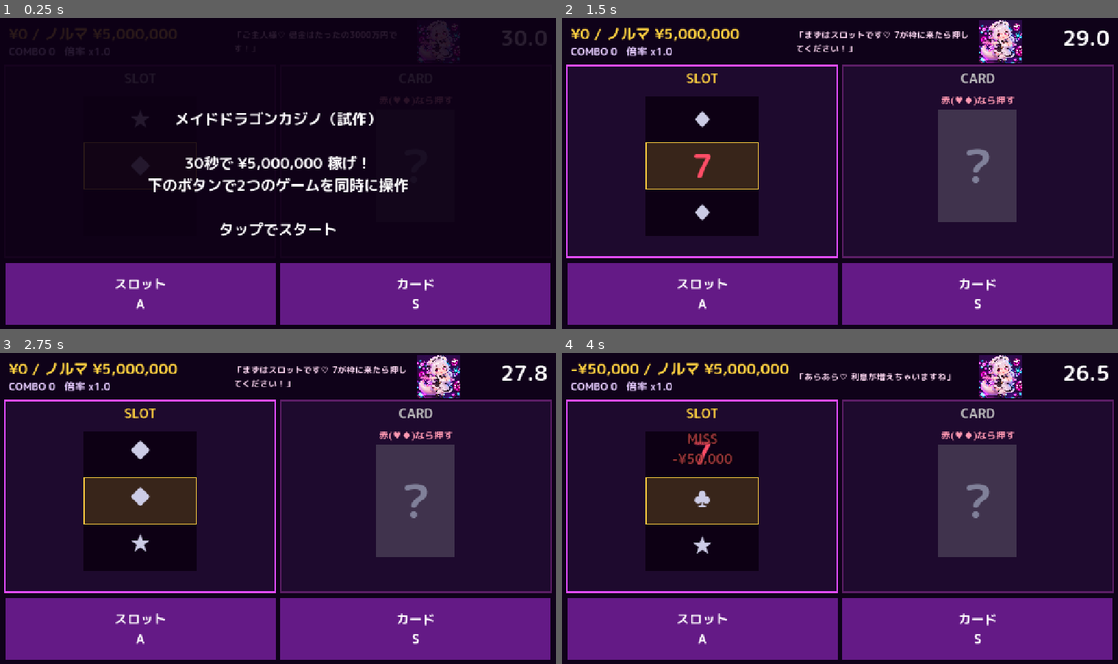
Above: before the commit, frames 1-4 (two rows, left to right).
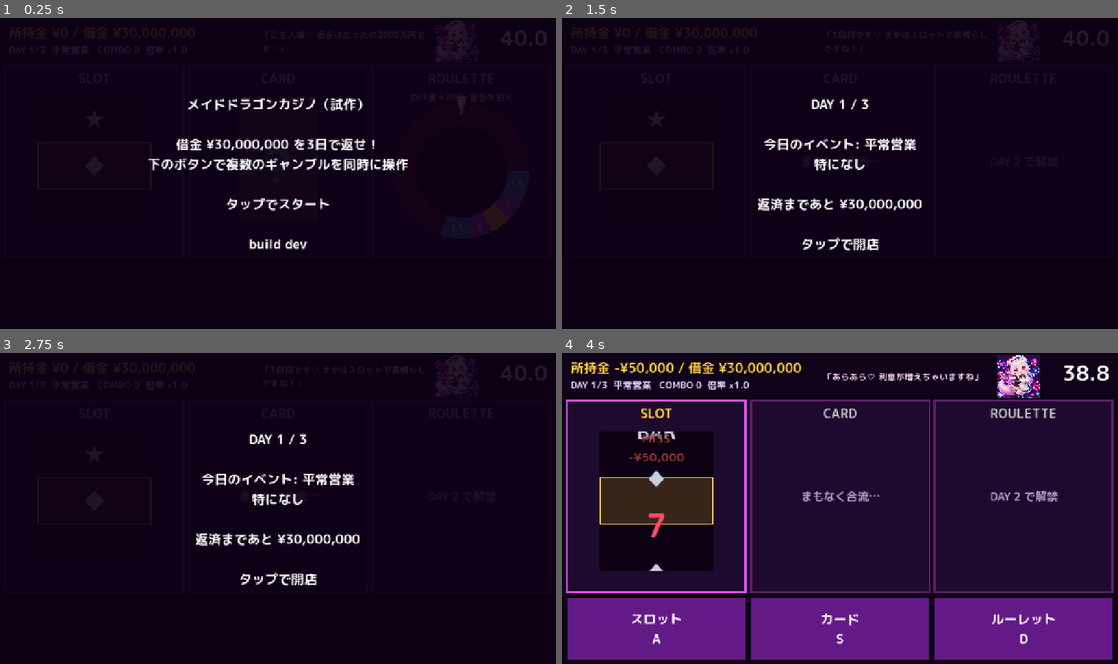
Above: after the commit, the same moments.

Repository: Gentou30/maiddragoncasino
Game: Godot game, scene res://scenes/main.tscn
Same seed, same stepped clock (60 frames per second), same inputs: the game is played once before the commit and once after it.
Inputs (mouse positions are in pixels of both pictures, inside the frame that each line leads up to):
- Up to frame 1 (0.25 s): no input
- Up to frame 2 (1.5 s): tap Enter at 0.5, 0.6 s; move the mouse to (962, 157) at 0.52 s; hold D 0.53-1.25 s; click (962, 157) at 0.67 s; tap Space at 0.77, 0.8, 1.07 s; drag from (728, 189) to (812, 235) at 1.27 s
- Up to frame 3 (2.75 s): move the mouse to (333, 440) at 2.02 s; hold D from 2.03 s (still down); tap Enter at 2.1 s; tap Space at 2.3 s
- Up to frame 4 (4 s): release D at 2.75 s; drag from (812, 570) to (673, 461) at 2.77 s; move the mouse to (1006, 555) at 3.52 s; hold A from 3.53 s (still down); tap J at 3.6 s; tap Space at 3.77, 3.8 s

The runs differ from the first frame. In frame 1, 25% of the frame differs, in the area x 1-99%, y 0-99%; in frame 2, 38%; in frame 3, 38%, in the area x 0-100%, y 0-99%; in frame 4, 21%.

Commit message:
Add roulette, 3-day run with events and black-market shop
Co-Authored-By: Claude Opus 5.5 <noreply@anthropic.com>
Claude-Session: https://claude.ai/code/session_01HzxBWEuKs3hePtXE99PNYG

Diff:
--- a/scripts/game.gd
+++ b/scripts/game.gd
@@ -1,55 +1,76 @@
 extends Control
 
-## 試作ラウンド: 30秒間、スロット(A)とカード(S)を同時に処理していくら稼げるか。
-## 最初の数秒はスロットだけ、途中からカードが加わる。
-
-enum State { TITLE, PLAYING, RESULT }
-
-const ROUND_SEC := 30.0
-const CARD_JOIN_SEC := 5.0
-const QUOTA := 5_000_000
-const RESULT_LOCK_SEC := 1.0 # 結果画面で連打による即リトライを防ぐ
+## 3日間で借金を返すラン全体の進行。
+## TITLE → DAY_INTRO → PLAYING → SHOP（1・2日目の夜）→ … → 3日目終了で RESULT。
+## 1日目: スロット(A)、途中からカード(S)。2日目からルーレット(D)も加わる。
+
+enum State { TITLE, DAY_INTRO, PLAYING, SHOP, RESULT }
+
+const DAYS := 3
+const DAY_SEC := 40.0
+const CARD_JOIN_SEC := 5.0 # 1日目だけ、カードが途中から加わる
+const START_DEBT := 30_000_000
+const LOAN_AMOUNT := 10_000_000
+const INPUT_LOCK_SEC := 1.2 # 画面が切り替わった直後の連打で先に進まないようにする
+const SHOP_LOCK_SEC := 2.0 # 1日の終わりの連打でアイテムを誤って買わないようにする
 const MAID_TEXTURE := preload("res://assets/images/test_maid_dragon.png")
 
 const SlotGame := preload("res://scripts/games/slot_game.gd")
 const CardGame := preload("res://scripts/games/card_game.gd")
+const RouletteGame := preload("res://scripts/games/roulette_game.gd")
 const TouchPad := preload("res://scripts/touch_pad.gd")
 
 var state := State.TITLE
+var day := 1
 var money := 0
+var debt := START_DEBT
 var combo := 0
 var best_combo := 0
-var elapsed := 0.0
-var _result_at := 0.0
+var elapsed := 0.0 # その日の経過秒
+var owned: Array[String] = [] # 買ったアイテムの id（重複あり）
+var event: Dictionary = RunData.NORMAL_DAY
+var offers: Array[Dictionary] = []
+
+# アイテム・イベントによる全体補正（_apply_mods で毎日計算し直す）
+var gain_mult := 1.0
+var loss_mult := 1.0
+var combo_step := 0.5
+
+var games: Array[MiniGame] = []
+var lanes: Array[int] = [0, 1, 2] # games[n] はレーン lanes[n] で操作する
+
+var _state_at := 0.0 # 現在の画面になった時刻（入力ロック用）
+var _clock := 0.0
 var _said_hurry := false
-
-var games: Array[MiniGame] = []
-var lanes: Array[int] = [0, 1] # games[n] はレーン lanes[n] で操作する
+var _version := ""
 
 var _bg: ColorRect
 var _money_label: Label
-var _combo_label: Label
+var _status_label: Label
 var _time_label: Label
 var _maid: TextureRect
 var _speech: Label
 var _overlay: ColorRect
 var _overlay_label: Label
+var _shop_box: VBoxContainer
 var _touch_pad: CanvasLayer
 
 
 func _ready() -> void:
-	set_anchors_preset(Control.PRESET_FULL_RECT)
+	var v := FileAccess.get_file_as_string("res://version.txt").strip_edges()
+	_version = v if v != "" else "dev"
+
 	_bg = ColorRect.new()
 	_bg.color = Color(0.06, 0.01, 0.1)
 	add_child(_bg)
 
-	for g: MiniGame in [SlotGame.new(), CardGame.new()]:
+	for g: MiniGame in [SlotGame.new(), CardGame.new(), RouletteGame.new()]:
 		g.judged.connect(_on_judged.bind(g))
 		add_child(g)
 		games.append(g)
 
-	_money_label = _make_label(34, MiniGame.GOLD)
-	_combo_label = _make_label(24, Color(0.9, 0.8, 1.0))
+	_money_label = _make_label(30, MiniGame.GOLD)
+	_status_label = _make_label(22, Color(0.9, 0.8, 1.0))
 	_time_label = _make_label(48, Color.WHITE)
 	_time_label.horizontal_alignment = HORIZONTAL_ALIGNMENT_RIGHT
 
@@ -68,17 +89,18 @@
 	for g in games:
 		captions.append(g.caption)
 	_touch_pad.setup(lanes, captions)
-	_touch_pad.visible = Lanes.is_touch_device()
 
 	_overlay = ColorRect.new()
-	_overlay.color = Color(0.05, 0.0, 0.08, 0.88)
+	_overlay.color = Color(0.05, 0.0, 0.08, 0.9)
 	_overlay.mouse_filter = Control.MOUSE_FILTER_IGNORE
 	add_child(_overlay)
-	_overlay_label = _make_label(34, Color.WHITE, _overlay)
+	_overlay_label = _make_label(30, Color.WHITE, _overlay)
 	_overlay_label.horizontal_alignment = HORIZONTAL_ALIGNMENT_CENTER
 	_overlay_label.vertical_alignment = VERTICAL_ALIGNMENT_CENTER
 	_overlay_label.autowrap_mode = TextServer.AUTOWRAP_WORD_SMART
-	_overlay_label.set_anchors_preset(Control.PRESET_FULL_RECT)
+	_shop_box = VBoxContainer.new()
+	_shop_box.add_theme_constant_override("separation", 12)
+	_overlay.add_child(_shop_box)
 
 	Screen.layout_changed.connect(_layout)
 	_layout()
@@ -94,90 +116,257 @@
 	return l
 
 
-# ---- 進行 ----
+func _touch() -> bool:
+	return Lanes.is_touch_device()
+
+
+func _go_text() -> String:
+	return "タップ" if _touch() else "Space / クリック"
+
+
+# ---- 画面の切り替え ----
+
+func _set_state(s: State) -> void:
+	state = s
+	_state_at = _clock
+	var playing := s == State.PLAYING
+	_overlay.visible = not playing
+	_touch_pad.visible = playing and _touch()
+	_shop_box.visible = s == State.SHOP
+	for g in games:
+		g.active = false
+	_update_hud()
+	_layout()
+
 
 func _show_title() -> void:
-	state = State.TITLE
-	for g in games:
-		g.active = false
-	var how := "下のボタン" if Lanes.is_touch_device() else "A / S キー"
-	_overlay_label.text = "メイドドラゴンカジノ（試作）\n\n30秒で ¥%s 稼げ！\n%sで2つのゲームを同時に操作\n\n%sでスタート" % [
-		_yen(QUOTA), how, "タップ" if Lanes.is_touch_device() else "Space / A"]
-	_overlay.visible = true
+	_set_state(State.TITLE)
+	var how := "下のボタン" if _touch() else "A / S / D キー"
+	_overlay_label.text = "メイドドラゴンカジノ（試作）\n\n借金 %s を3日で返せ！\n%sで複数のギャンブルを同時に操作\n\n%sでスタート\n\nbuild %s" % [
+		_money_text(START_DEBT), how, _go_text(), _version]
 	_say("ご主人様♡ 借金はたったの3000万円です！")
-	_update_hud()
-
-
-func _start() -> void:
-	state = State.PLAYING
+
+
+func _new_run() -> void:
+	day = 1
 	money = 0
+	debt = START_DEBT
+	best_combo = 0
+	owned.clear()
+	_show_day_intro()
+
+
+func _show_day_intro() -> void:
+	if day == 1:
+		event = RunData.NORMAL_DAY
+	else:
+		event = RunData.EVENTS[randi() % RunData.EVENTS.size()]
+	_apply_mods()
+	for g in games:
+		g.lock_text = ""
+	if day == 1:
+		games[1].lock_text = "まもなく合流…"
+		games[2].lock_text = "DAY 2 で解禁"
+	_set_state(State.DAY_INTRO)
+	var target := maxi(debt - money, 0)
+	var added := ""
+	if day == 2:
+		added = "\n★ ルーレット(D) 解禁！"
+	_overlay_label.text = "DAY %d / %d\n\n今日のイベント: %s\n%s%s\n\n返済まであと %s\n\n%sで開店" % [
+		day, DAYS, event["name"], event["desc"], added, _money_text(target), _go_text()]
+	match day:
+		1: _say("1日目です♡ まずはスロットで肩慣らしですね！")
+		2: _say("今日はルーレットもありますよ♡ 全部同時です♡")
+		_: _say("最終日です♡ 返せなかったら…うふふ♡")
+
+
+func _start_day() -> void:
+	_set_state(State.PLAYING)
+	elapsed = 0.0
 	combo = 0
-	best_combo = 0
-	elapsed = 0.0
 	_said_hurry = false
-	_overlay.visible = false
-	games[0].active = true
-	games[1].active = false
-	for g in games:
-		g.difficulty = 0.0
-	_say("まずはスロットです♡ 7が枠に来たら押してください！")
-
-
-func _finish() -> void:
-	state = State.RESULT
-	_result_at = elapsed
-	for g in games:
-		g.active = false
-	var cleared := money >= QUOTA
-	_overlay_label.text = "%s\n\n稼ぎ %s\n最大コンボ %d\n\n%sでもう一回" % [
-		"ノルマ達成！" if cleared else "ノルマ未達…",
-		_money_text(money), best_combo, "タップ" if Lanes.is_touch_device() else "Space / A"]
-	_overlay.visible = true
+	for g in games:
+		g.difficulty = _difficulty()
+	_activate_games()
+
+
+func _activate_games() -> void:
+	for g in games:
+		g.active = not g.is_locked()
+
+
+func _end_day() -> void:
+	if day >= DAYS:
+		_show_result()
+	else:
+		_show_shop()
+
+
+func _show_shop() -> void:
+	_set_state(State.SHOP)
+	# 持っていないアイテムから3つ（闇金契約は何度でも出る）
+	var pool: Array[Dictionary] = []
+	for item in RunData.ITEMS:
+		if item.get("stackable", false) or not owned.has(item["id"]):
+			pool.append(item)
+	pool.shuffle()
+	offers = pool.slice(0, 3)
+	_overlay_label.text = "DAY %d 終了！  所持金 %s / 借金 %s\n\n― 夜の闇市 ―  1つだけ持ち帰れます" % [day, _money_text(money), _money_text(debt)]
+	for c in _shop_box.get_children():
+		c.queue_free()
+	var keys := ["A", "S", "D"]
+	for i in offers.size():
+		var item := offers[i]
+		var b := Button.new()
+		var key := "" if _touch() else "[%s] " % keys[i]
+		b.text = "%s%s\n◎ %s   ✕ %s" % [key, item["name"], item["good"], item["bad"]]
+		b.add_theme_font_size_override("font_size", 22)
+		b.pressed.connect(_buy.bind(i))
+		_shop_box.add_child(b)
+	var skip := Button.new()
+	skip.text = "何も買わない" if _touch() else "[Space] 何も買わない"
+	skip.add_theme_font_size_override("font_size", 22)
+	skip.pressed.connect(_buy.bind(-1))
+	_shop_box.add_child(skip)
+	_say("ご主人様♡ どれも合法ですよ（たぶん）")
+	_layout()
+
+
+func _buy(i: int) -> void:
+	if state != State.SHOP or _locked():
+		return
+	if i >= 0:
+		var item := offers[i]
+		owned.append(item["id"])
+		if item["id"] == "vip_loan":
+			debt += LOAN_AMOUNT
+	day += 1
+	_show_day_intro()
+
+
+func _show_result() -> void:
+	_set_state(State.RESULT)
+	var cleared := money >= debt
+	var lines := "完済！！" if cleared else "破産…"
+	lines += "\n\n所持金 %s\n借金 %s\n%s\n最大コンボ %d\n\n%sでもう一回" % [
+		_money_text(money), _money_text(debt),
+		("残り %s はメイドのお給料に" % _money_text(money - debt)) if cleared else ("足りない額 %s" % _money_text(debt - money)),
+		best_combo, _go_text()]
+	_overlay_label.text = lines
 	_say("おめでとうございます！ 次は私の借金ですね♡" if cleared else "大丈夫です！ ご主人様にはまだ担保があります♡")
 
 
+# ---- 補正 ----
+
+func _apply_mods() -> void:
+	gain_mult = 1.0
+	loss_mult = 1.0
+	combo_step = 0.5
+	for g in games:
+		g.reset_mods()
+	var speed := 1.0
+	for id in owned:
+		match id:
+			"slot_mod":
+				games[0].reward_mult *= 3.0
+				games[0].speed_mult *= 1.6
+			"black_card":
+				games[1].reward_mult *= 2.0
+				games[1].speed_mult *= 2.0
+			"rigged_wheel":
+				games[2].prize_width_mult *= 2.0
+				games[2].stake_mult *= 3.0
+			"maneki":
+				gain_mult *= 1.5
+				loss_mult *= 3.0
+			"energy":
+				gain_mult *= 1.3
+				speed *= 1.25
+			"vip_loan":
+				gain_mult *= 1.5
+	match event["id"]:
+		"inflation":
+			gain_mult *= 2.0
+			loss_mult *= 2.0
+		"rush":
+			speed *= 1.3
+			gain_mult *= 1.3
+		"bonus":
+			combo_step *= 2.0
+	for g in games:
+		g.speed_mult *= speed
+
+
+func _difficulty() -> float:
+	# 日ごとに底上げし、その日の中でも徐々に上げる
+	return clampf((day - 1) * 0.3 + elapsed / DAY_SEC * 0.4, 0.0, 1.0)
+
+
+## コンボ5回ごとに倍率が上がる（最大x5）
+func multiplier() -> float:
+	return minf(1.0 + floorf(combo / 5.0) * combo_step, 5.0)
+
+
+# ---- 毎フレーム・入力 ----
+
 func _process(delta: float) -> void:
-	if state == State.RESULT:
-		elapsed += delta
-		return
+	_clock += delta
+	if state == State.SHOP:
+		for b: Button in _shop_box.get_children():
+			b.disabled = _locked()
 	if state != State.PLAYING:
 		return
 	elapsed += delta
-	var progress := elapsed / ROUND_SEC
-	for g in games:
-		g.difficulty = progress
-	if not games[1].active and elapsed >= CARD_JOIN_SEC:
-		games[1].active = true
+	for g in games:
+		g.difficulty = _difficulty()
+	if day == 1 and games[1].is_locked() and elapsed >= CARD_JOIN_SEC:
+		games[1].lock_text = ""
+		_activate_games()
 		_say("カードも同時にどうぞ♡ 赤が出たら押してください！")
-	if not _said_hurry and ROUND_SEC - elapsed <= 10.0:
+	if not _said_hurry and DAY_SEC - elapsed <= 10.0:
 		_said_hurry = true
 		_say("あれ？ もう時間がないですね♡")
-	if elapsed >= ROUND_SEC:
-		_finish()
+	if elapsed >= DAY_SEC:
+		_end_day()
 	_update_hud()
 
 
-func _input(event: InputEvent) -> void:
-	var lane := Lanes.pressed_lane(event)
+func _locked() -> bool:
+	return _clock - _state_at < (SHOP_LOCK_SEC if state == State.SHOP else INPUT_LOCK_SEC)
+
+
+func _input(event_in: InputEvent) -> void:
+	var lane := Lanes.pressed_lane(event_in)
 	match state:
 		State.PLAYING:
 			var n := lanes.find(lane)
 			if n >= 0:
 				games[n].press()
-		State.TITLE:
-			if lane >= 0 or _is_start_input(event):
-				_start()
-		State.RESULT:
-			if elapsed - _result_at >= RESULT_LOCK_SEC and (lane >= 0 or _is_start_input(event)):
-				_start()
-
-
-func _is_start_input(event: InputEvent) -> bool:
-	if event is InputEventScreenTouch:
-		return event.pressed
-	if event is InputEventKey:
-		return event.pressed and not event.echo and event.physical_keycode in [KEY_SPACE, KEY_ENTER]
-	return false
+		State.SHOP:
+			# タッチ・クリックはボタン側で処理する
+			if _locked():
+				return
+			if lane >= 0 and lane < offers.size():
+				_buy(lane)
+			elif _is_go_key(event_in):
+				_buy(-1)
+		_:
+			# プレイ中の連打で読み飛ばさないよう、レーンのキーではなく Space / タップで進める
+			if _locked() or not (_is_go_key(event_in) or _is_tap(event_in)):
+				return
+			match state:
+				State.TITLE, State.RESULT:
+					_new_run()
+				State.DAY_INTRO:
+					_start_day()
+
+
+func _is_go_key(e: InputEvent) -> bool:
+	return e is InputEventKey and e.pressed and not e.echo and e.physical_keycode in [KEY_SPACE, KEY_ENTER]
+
+
+func _is_tap(e: InputEvent) -> bool:
+	return e is InputEventScreenTouch and e.pressed
 
 
 func _on_judged(text: String, amount: int, success: bool, game: MiniGame) -> void:
@@ -186,27 +375,28 @@
 		best_combo = maxi(best_combo, combo)
 	else:
 		combo = 0
+	var gain: int
 	# 表示を読みやすくするため千円単位に丸める
-	var gain := int(roundf(amount * multiplier() / 1000.0)) * 1000 if amount > 0 else amount
+	if amount > 0:
+		gain = int(roundf(amount * multiplier() * gain_mult / 1000.0)) * 1000
+	else:
+		gain = int(roundf(amount * loss_mult / 1000.0)) * 1000
 	money += gain
-	_popup(game, "%s\n%s¥%s" % [text, "+" if gain >= 0 else "-", _yen(absi(gain))], success)
+	_popup(game, "%s\n%s" % [text, ("+" if gain >= 0 else "") + _money_text(gain)], success)
 	if combo == 10:
 		_say("才能があります！ ぜひ人生を賭けましょう！")
+	elif text == "x8":
+		_say("大当たりです♡ この調子で全部賭けましょう！")
 	elif not success and randf() < 0.3:
 		_say("あらあら♡ 利息が増えちゃいますね")
 
 
-## コンボ5回ごとに倍率+0.5（最大x5）。のちの「欲張りゲージ」の土台。
-func multiplier() -> float:
-	return minf(1.0 + floorf(combo / 5.0) * 0.5, 5.0)
-
-
 # ---- 表示 ----
 
 func _update_hud() -> void:
-	_money_label.text = "%s / ノルマ %s" % [_money_text(money), _money_text(QUOTA)]
-	_combo_label.text = "COMBO %d   倍率 x%.1f" % [combo, multiplier()]
-	var left := maxf(ROUND_SEC - elapsed, 0.0) if state == State.PLAYING else ROUND_SEC
+	_money_label.text = "所持金 %s / 借金 %s" % [_money_text(money), _money_text(debt)]
+	_status_label.text = "DAY %d/%d  %s   COMBO %d  倍率 x%.1f" % [day, DAYS, event["name"], combo, multiplier()]
+	var left := maxf(DAY_SEC - elapsed, 0.0) if state == State.PLAYING else DAY_SEC
 	_time_label.text = "%.1f" % left
 
 
@@ -215,7 +405,7 @@
 
 
 func _popup(game: MiniGame, text: String, success: bool) -> void:
-	var l := _make_label(30, MiniGame.GOLD if success else Color(1, 0.35, 0.35))
+	var l := _make_label(28, MiniGame.GOLD if success else Color(1, 0.35, 0.35))
 	l.text = text
 	l.horizontal_alignment = HORIZONTAL_ALIGNMENT_CENTER
 	l.size = Vector2(game.size.x, 90)
@@ -234,50 +424,72 @@
 	_bg.size = v
 	_overlay.size = v
 	var m := 12.0
-	var touch := Lanes.is_touch_device()
+	var touch := _touch()
 	var portrait := Screen.portrait
 
 	# 上部HUD。縦向きはメイドを2段目に置く
 	var hud_h := 230.0 if portrait else 110.0
 	_money_label.position = Vector2(m + 8, m)
-	_combo_label.position = Vector2(m + 8, m + 48)
-	_time_label.size = Vector2(200, 60)
-	_time_label.position = Vector2(v.x - 200 - m - 8, m)
+	_status_label.position = Vector2(m + 8, m + 46)
+	_time_label.size = Vector2(160, 60)
+	_time_label.position = Vector2(v.x - 160 - m - 8, m)
 	if portrait:
+		_status_label.position.y = m + 46
 		_maid.position = Vector2(m, 100)
 		_maid.size = Vector2(120, 120)
 		_speech.position = Vector2(m + 130, 100)
 		_speech.size = Vector2(v.x - m * 2 - 140, 120)
 	else:
 		_maid.size = Vector2(hud_h - 10, hud_h - 10)
-		_maid.position = Vector2(v.x - _maid.size.x - 220, 5)
-		_speech.position = Vector2(v.x * 0.42, 5)
-		_speech.size = Vector2(_maid.position.x - v.x * 0.42 - 8, hud_h - 10)
+		_maid.position = Vector2(v.x - _maid.size.x - 180, 5)
+		_speech.position = Vector2(v.x * 0.47, 5)
+		_speech.size = Vector2(_maid.position.x - v.x * 0.47 - 8, hud_h - 10)
+
+	# オーバーレイ（ショップ中は文言を上に寄せてボタンを下に並べる）
+	if state == State.SHOP:
+		_overlay_label.position = Vector2(m, m)
+		_overlay_label.size = Vector2(v.x - m * 2, v.y * 0.3)
+		_shop_box.position = Vector2(v.x * 0.08, v.y * 0.3)
+		_shop_box.size = Vector2(v.x * 0.84, 0)
+	else:
+		_overlay_label.position = Vector2(m, m)
+		_overlay_label.size = v - Vector2(m * 2, m * 2)
 
 	# 下部のタッチボタン
-	var pad_h := 0.0
-	if touch:
-		pad_h = v.y * (0.15 if portrait else 0.2)
-
-	# ゲーム領域を縦向きは縦に、横向きは横に等分する
+	var pad_h := v.y * (0.13 if portrait else 0.2) if touch else 0.0
 	var area := Rect2(m, hud_h, v.x - m * 2, v.y - hud_h - pad_h - m * (2 if touch else 1))
-	var n := games.size()
+	var rects := _game_rects(area, games.size(), portrait, m)
 	var pad_rects: Array[Rect2] = []
-	for i in n:
-		var r: Rect2
+	for i in games.size():
+		games[i].position = rects[i].position
+		games[i].size = rects[i].size
+		games[i].key_hint = "" if touch else "[%s] で押す" % Lanes.label(lanes[i])
 		if portrait:
-			var h := (area.size.y - m * (n - 1)) / n
-			r = Rect2(area.position.x, area.position.y + i * (h + m), area.size.x, h)
-			var bw := (v.x - m * (n + 1)) / n
+			var bw := (v.x - m * (games.size() + 1)) / games.size()
 			pad_rects.append(Rect2(m + i * (bw + m), v.y - pad_h - m, bw, pad_h))
 		else:
-			var w := (area.size.x - m * (n - 1)) / n
-			r = Rect2(area.position.x + i * (w + m), area.position.y, w, area.size.y)
-			pad_rects.append(Rect2(r.position.x, v.y - pad_h - m, w, pad_h))
-		games[i].position = r.position
-		games[i].size = r.size
-		games[i].key_hint = "" if touch else "[%s] で押す" % Lanes.label(lanes[i])
+			pad_rects.append(Rect2(rects[i].position.x, v.y - pad_h - m, rects[i].size.x, pad_h))
 	_touch_pad.place(pad_rects)
+
+
+## ゲームパネルの配置。横向きは横一列、縦向きは2列のグリッド（端数は最後の行で横幅いっぱい）
+static func _game_rects(area: Rect2, n: int, portrait: bool, m: float) -> Array[Rect2]:
+	var out: Array[Rect2] = []
+	if not portrait:
+		var w := (area.size.x - m * (n - 1)) / n
+		for i in n:
+			out.append(Rect2(area.position.x + i * (w + m), area.position.y, w, area.size.y))
+		return out
+	var cols := 1 if n <= 2 else 2
+	var rows := ceili(float(n) / cols)
+	var h := (area.size.y - m * (rows - 1)) / rows
+	for i in n:
+		var row := i / cols
+		var in_row := mini(cols, n - row * cols)
+		var w := (area.size.x - m * (in_row - 1)) / in_row
+		var col := i % cols
+		out.append(Rect2(area.position.x + col * (w + m), area.position.y + row * (h + m), w, h))
+	return out
 
 
 static func _money_text(v: int) -> String:
@@ -290,4 +502,4 @@
 	while s.length() > 3:
 		out = "," + s.substr(s.length() - 3) + out
 		s = s.substr(0, s.length() - 3)
-	return ("-" if v < 0 else "") + s + out
+	return s + out
--- a/scripts/games/card_game.gd
+++ b/scripts/games/card_game.gd
@@ -20,7 +20,7 @@
 
 
 func duration() -> float:
-	return lerpf(1.5, 0.8, difficulty)
+	return lerpf(1.5, 0.8, difficulty) / speed_mult
 
 
 func _process(delta: float) -> void:
@@ -64,12 +64,14 @@
 	# 残り時間が多いほど高報酬（最大1.5倍、最低0.5倍）
 	var ratio: float = _card["left"] / _card["duration"]
 	var text := "はやい!" if ratio > 0.6 else "OK"
-	judged.emit(text, int(REWARD * (0.5 + ratio)), true)
+	judged.emit(text, int(REWARD * (0.5 + ratio) * reward_mult), true)
 	_clear()
 
 
 func _draw() -> void:
 	draw_panel()
+	if is_locked():
+		return
 	var center := size / 2.0 + Vector2(0, 10)
 	draw_centered("赤(♥♦)なら押す", Vector2(size.x / 2.0, 80), 22, Color(1, 0.6, 0.7))
 	var card_h := minf(size.y - 170.0, 260.0)
--- a/scripts/games/mini_game.gd
+++ b/scripts/games/mini_game.gd
@@ -16,7 +16,21 @@
 var caption := "" # タッチボタンに出す名前
 var key_hint := ""
 var active := false
-var difficulty := 0.0 # 0〜1。ラウンドの経過に合わせて上がる
+var difficulty := 0.0 # 0〜1。日数とラウンドの経過に合わせて上がる
+var lock_text := "" # 空でなければ未解禁としてパネルにこの文言だけ出す
+
+# アイテムやイベントによる補正。日の始めにゲーム本体がリセットして設定し直す
+var reward_mult := 1.0
+var speed_mult := 1.0
+
+
+func reset_mods() -> void:
+	reward_mult = 1.0
+	speed_mult = 1.0
+
+
+func is_locked() -> bool:
+	return lock_text != ""
 
 
 func press() -> void:
@@ -31,6 +45,8 @@
 	draw_rect(Rect2(Vector2.ZERO, size), BG)
 	draw_rect(Rect2(Vector2.ZERO, size), FRAME if active else FRAME.darkened(0.6), false, 4.0)
 	draw_string(font(), Vector2(0, 40), title, HORIZONTAL_ALIGNMENT_CENTER, size.x, 30, GOLD if active else Color.GRAY)
+	if is_locked():
+		draw_centered(lock_text, size / 2.0, 26, Color(0.7, 0.6, 0.8))
 	if key_hint != "":
 		draw_string(font(), Vector2(0, size.y - 16), key_hint, HORIZONTAL_ALIGNMENT_CENTER, size.x, 22, Color(1, 1, 1, 0.7))
 
--- /dev/null
+++ b/scripts/games/roulette_game.gd
@@ -0,0 +1,130 @@
+extends MiniGame
+
+## リスク判断型のルーレット。押すたびに掛け金を払い、上の針が指した枠の倍率で払い戻される。
+## 当たり枠は x1.5 / x3 / x8 / x3 / x1.5 と固まっていて、残りはすべて BUST（没収）。
+## 適当に押すと期待値がマイナスになるよう、当たり枠の合計は円の3割にしている。
+## 押したあとは少し止まって結果を見せ、当たり枠の位置を変えてから再び回る。
+
+const STAKE := 200_000
+const COOLDOWN_SEC := 0.55
+# 当たり枠（円に対する割合）。並び順のまま隣り合って配置する
+const PRIZES: Array[Dictionary] = [
+	{"mult": 1.5, "width": 0.075, "color": Color(0.2, 0.55, 0.9)},
+	{"mult": 3.0, "width": 0.05, "color": Color(0.75, 0.3, 0.95)},
+	{"mult": 8.0, "width": 0.05, "color": Color(1.0, 0.75, 0.15)},
+	{"mult": 3.0, "width": 0.05, "color": Color(0.75, 0.3, 0.95)},
+	{"mult": 1.5, "width": 0.075, "color": Color(0.2, 0.55, 0.9)},
+]
+const BUST_COLOR := Color(0.35, 0.05, 0.1)
+
+var stake_mult := 1.0 # アイテムで変わる掛け金倍率
+var prize_width_mult := 1.0 # アイテムで変わる当たり枠の広さ
+
+var _rot := 0.0 # ホイールの回転（ラジアン）
+var _cluster_at := 0.0 # 当たり枠の始まりの位置（ホイール上の角度）
+var _cooldown := 0.0
+var _last_hit := -2 # 直前に止まった枠。-1 は BUST、-2 は表示なし
+
+
+func _init() -> void:
+	title = "ROULETTE"
+	caption = "ルーレット"
+
+
+func reset_mods() -> void:
+	super.reset_mods()
+	stake_mult = 1.0
+	prize_width_mult = 1.0
+
+
+func stake() -> int:
+	return int(STAKE * stake_mult)
+
+
+func rev_per_sec() -> float:
+	return lerpf(0.45, 0.8, difficulty) * speed_mult
+
+
+func _process(delta: float) -> void:
+	if active:
+		if _cooldown > 0.0:
+			_cooldown -= delta
+			if _cooldown <= 0.0:
+				_last_hit = -2
+				_cluster_at = randf() * TAU
+		else:
+			_rot = fmod(_rot + rev_per_sec() * TAU * delta, TAU)
+	queue_redraw()
+
+
+## 針（真上）が指しているホイール上の角度
+func _pointer_local() -> float:
+	return fposmod(-PI / 2.0 - _rot, TAU)
+
+
+## 角度 a にある当たり枠の番号。BUST なら -1
+func _prize_at(a: float) -> int:
+	var start := _cluster_at
+	for i in PRIZES.size():
+		var w: float = PRIZES[i]["width"] * prize_width_mult * TAU
+		if fposmod(a - start, TAU) < w:
+			return i
+		start += w
+	return -1
+
+
+func press() -> void:
+	if not active or _cooldown > 0.0:
+		return
+	_last_hit = _prize_at(_pointer_local())
+	_cooldown = COOLDOWN_SEC
+	if _last_hit < 0:
+		judged.emit("BUST", -stake(), false)
+	else:
+		var mult: float = PRIZES[_last_hit]["mult"]
+		judged.emit("x%s" % _fmt_mult(mult), int(stake() * (mult - 1.0) * reward_mult), true)
+
+
+static func _fmt_mult(m: float) -> String:
+	return str(int(m)) if is_equal_approx(m, roundf(m)) else "%.1f" % m
+
+
+func _draw() -> void:
+	draw_panel()
+	if is_locked():
+		return
+	draw_centered("掛け金 ¥%s  金色を狙え" % _short(stake()), Vector2(size.x / 2.0, 72), 20, Color(1, 0.7, 0.8))
+	var center := size / 2.0 + Vector2(0, 22)
+	var r := minf(size.x * 0.4, (size.y - 130.0) / 2.0)
+	if r < 20.0:
+		return
+	var ring := r * 0.32
+	var mid := r - ring / 2.0
+	# BUST の下地
+	draw_arc(center, mid, 0, TAU, 96, BUST_COLOR, ring)
+	# 当たり枠
+	var start := _cluster_at + _rot
+	for i in PRIZES.size():
+		var w: float = PRIZES[i]["width"] * prize_width_mult * TAU
+		var col: Color = PRIZES[i]["color"]
+		if _last_hit == i:
+			col = col.lightened(0.4)
+		draw_arc(center, mid, start, start + w, 16, col, ring)
+		var label_pos := center + Vector2.from_angle(start + w / 2.0) * mid
+		draw_centered(_fmt_mult(PRIZES[i]["mult"]), label_pos, int(ring * 0.42), Color.WHITE)
+		start += w
+	draw_circle(center, r - ring - 4, Color(0.08, 0.02, 0.12))
+	# 結果表示
+	if _last_hit == -1:
+		draw_centered("BUST", center, int(r * 0.32), Color(1, 0.3, 0.3))
+	elif _last_hit >= 0:
+		draw_centered("x" + _fmt_mult(PRIZES[_last_hit]["mult"]), center, int(r * 0.4), GOLD)
+	# 針（真上に固定）
+	var tip := center + Vector2(0, -r + ring * 0.6)
+	draw_colored_polygon(PackedVector2Array([tip, tip + Vector2(-12, -ring * 0.9), tip + Vector2(12, -ring * 0.9)]), Color.WHITE)
+
+
+static func _short(v: int) -> String:
+	if v >= 10_000:
+		return "%d万" % (v / 10_000)
+	return str(v)
--- a/scripts/games/slot_game.gd
+++ b/scripts/games/slot_game.gd
@@ -33,7 +33,7 @@
 
 
 func speed() -> float: # マス/秒
-	return lerpf(3.0, 5.5, difficulty)
+	return lerpf(3.0, 5.5, difficulty) * speed_mult
 
 
 func _on_resized() -> void:
@@ -77,16 +77,17 @@
 	var sec := best_dist / speed()
 	if best >= 0 and sec <= PERFECT_SEC:
 		_used[best] = true
-		judged.emit("PERFECT!", REWARD_PERFECT, true)
+		judged.emit("PERFECT!", int(REWARD_PERFECT * reward_mult), true)
 	elif best >= 0 and sec <= GOOD_SEC:
 		_used[best] = true
-		judged.emit("GOOD", REWARD_GOOD, true)
+		judged.emit("GOOD", int(REWARD_GOOD * reward_mult), true)
 	else:
 		judged.emit("MISS", PENALTY_MISS, false)
 
 
 func _draw() -> void:
 	draw_panel()
+	_reel.visible = not is_locked()
 
 
 func _draw_reel() -> void:
--- /dev/null
+++ b/scripts/run_data.gd
@@ -0,0 +1,21 @@
+class_name RunData
+
+## 3日間で使うアイテムと日替わりイベントの定義。
+## 効果の中身は game.gd の _apply_mods() で解釈する。
+
+const ITEMS: Array[Dictionary] = [
+	{"id": "slot_mod", "name": "違法改造スロット", "good": "スロット報酬 x3", "bad": "リール速度 x1.6"},
+	{"id": "black_card", "name": "ブラックカード", "good": "カード報酬 x2", "bad": "カード表示時間 半分"},
+	{"id": "rigged_wheel", "name": "イカサマルーレット", "good": "当たり枠が2倍の広さ", "bad": "掛け金 x3（BUSTの損も3倍）"},
+	{"id": "maneki", "name": "招き猫の置物", "good": "成功報酬 x1.5", "bad": "失敗の損失 x3"},
+	{"id": "energy", "name": "謎のエナジードリンク", "good": "全収入 x1.3", "bad": "全ゲーム速度 x1.25"},
+	{"id": "vip_loan", "name": "闇金VIP契約", "good": "全収入 x1.5", "bad": "借金 +¥10,000,000", "stackable": true},
+]
+
+const EVENTS: Array[Dictionary] = [
+	{"id": "inflation", "name": "インフレの日", "desc": "収入 x2 / 損失 x2"},
+	{"id": "rush", "name": "超高速営業", "desc": "全ゲーム速度 x1.3 / 収入 x1.3"},
+	{"id": "bonus", "name": "ボーナスデー", "desc": "コンボ倍率の伸びが2倍"},
+]
+
+const NORMAL_DAY := {"id": "normal", "name": "平常営業", "desc": "特になし"}
Not shown, changed: export_presets.cfg
Not shown, added: scripts/games/roulette_game.gd.uid
Not shown, added: scripts/run_data.gd.uid
Not shown, changed: .github/workflows/pages.yml
Not shown, changed: .gitignore
Not shown, changed: CLAUDE.md
